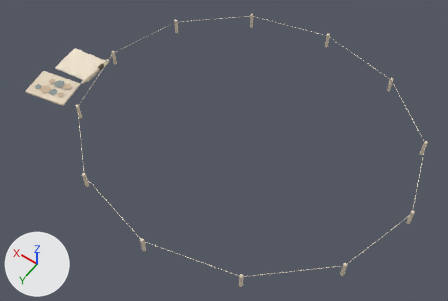
A saved change to the glTF model game/asset/runtime/models/field-tools-v3.glb.
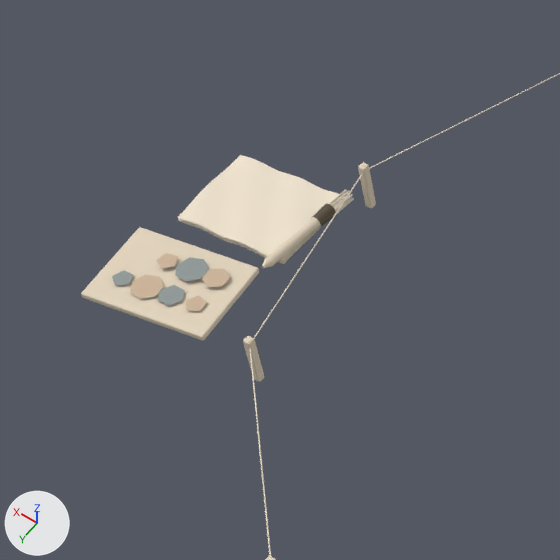
Each version appears first whole from a 50 mm lens placed at (-2.47, 3.92, 5.62), pointed at (0.15, 0.25, -0.14), and next in a close-up on the part from 0% to 39% of the width and 0% to 58% of the height. The axes (+X, +Y, +Z) are drawn at lower left. The lights are the same throughout. The first two pictures are the older version. Where no turn or scale is listed for an object, it has been applied to the vertices. Vertices at exactly the same position are counted once.

Names of what the first close-up shows: 'Archival tray', 'Irregular pottery sherd', 'Irregular pottery sherd.001', 'Irregular pottery sherd.002', 'Irregular pottery sherd.003', 'Irregular pottery sherd.004', 'Irregular pottery sherd.005', 'Irregular pottery sherd.006', 'Soft folded cloth.002', 'Turned wooden handle' and 10 more.
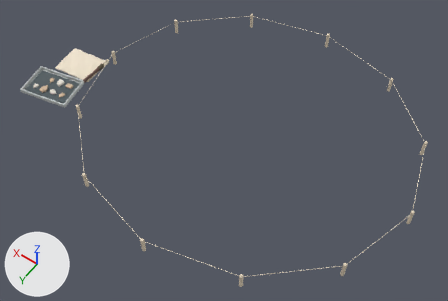
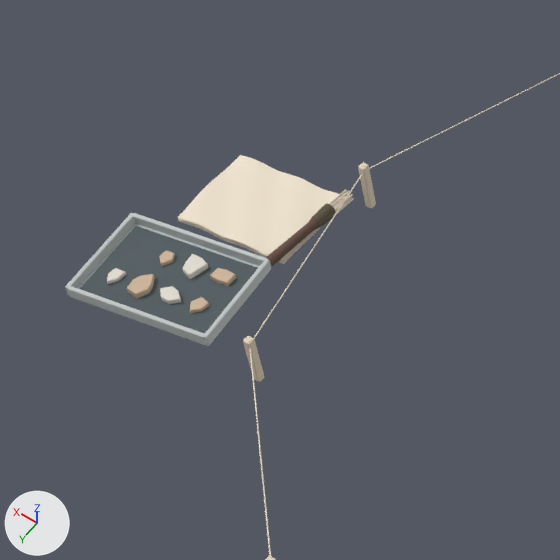
Where the change shows, as pixel boxes (x1, y1, x2, y2) in the close-ups (560 x 560 px):
'Archival tray', recoloured, reshaped (9% wider, 8% taller)
    before: (81, 227, 259, 341)
    after: (74, 223, 269, 346)
'Dark felt backing', added
    after: (80, 226, 258, 334)
'Archival raised side', added
    after: (67, 286, 207, 345)
'Archival raised side.001', added
    after: (133, 213, 267, 266)
'Archival raised end', added
    after: (204, 259, 271, 345)
'Archival raised end.001', added
    after: (65, 213, 135, 295)
'Turned wooden handle', recoloured (beige to brown)
    both: (266, 217, 321, 266)
'Irregular pottery sherd.002', deleted (beige)
    before: (130, 275, 164, 299)
'Irregular pottery sherd.005', deleted
    before: (175, 257, 209, 281)
'Broken ceramic fragment.002', added (beige)
    after: (127, 274, 155, 298)
'Irregular pottery sherd.001', deleted
    before: (157, 285, 185, 306)
'Broken ceramic fragment.005', added
    after: (182, 254, 208, 279)
'Irregular pottery sherd.004', deleted
    before: (202, 269, 230, 287)
'Broken ceramic fragment.004', added
    after: (210, 268, 236, 286)
'Broken ceramic fragment.001', added
    after: (160, 286, 181, 304)
'Irregular pottery sherd', deleted
    before: (186, 296, 207, 311)
'Irregular pottery sherd.003', deleted
    before: (112, 270, 134, 285)
'Irregular pottery sherd.006', deleted
    before: (156, 253, 178, 268)
'Broken ceramic fragment', added
    after: (190, 297, 210, 313)
'Broken ceramic fragment.003', added
    after: (107, 268, 126, 284)
'Broken ceramic fragment.006', added
    after: (159, 251, 175, 267)

Diff of the bpy script that builds the scene:
```diff
--- a/game/asset/runtime/models/field-tools-v3.glb.py
+++ b/game/asset/runtime/models/field-tools-v3.glb.py
@@ me_mesh_24 @@
-me_mesh_24.from_pydata(...)  # 56 vertices, 108 faces; spans x -0.307..0.307, y -0.247..0.247, z -0.014..0.014
-me_mesh_24.materials.append(mat_oiled_oak)  # beige #e4d5bd
+me_mesh_24.from_pydata(...)  # 56 vertices, 108 faces; spans x -0.343..0.343, y -0.27..0.27, z -0.014..0.014
+# me_mesh_24 part 1: the whole mesh is multiplied about its middle by the matrix ((1.12, 0.007, 0.0), (0.007, 1.086, 0.0), (0.0, 0.0, 1.0))
+me_mesh_24.materials.append(mat_warm_gray_archival_tray)  # light grey #c3c9c8
@@ me_mesh_32 @@
 me_mesh_32.from_pydata(...)  # 100 vertices, 144 faces; spans x -0.025..0.025, y -0.309..0.001, z -0.025..0.025
-me_mesh_32.materials.append(mat_oiled_oak)  # beige #e4d5bd
+me_mesh_32.materials.append(mat_dark_walnut_tray_frame)  # brown #62483c
@@ ob_irregular_pottery_sherd @@
-ob_irregular_pottery_sherd = bpy.data.objects.new('Irregular pottery sherd', me_mesh_25)
@@ ob_irregular_pottery_sherd_001 @@
-ob_irregular_pottery_sherd_001 = bpy.data.objects.new('Irregular pottery sherd.001', me_mesh_26)
@@ ob_irregular_pottery_sherd_002 @@
-ob_irregular_pottery_sherd_002 = bpy.data.objects.new('Irregular pottery sherd.002', me_mesh_27)
@@ ob_irregular_pottery_sherd_003 @@
-ob_irregular_pottery_sherd_003 = bpy.data.objects.new('Irregular pottery sherd.003', me_mesh_28)
@@ ob_irregular_pottery_sherd_004 @@
-ob_irregular_pottery_sherd_004 = bpy.data.objects.new('Irregular pottery sherd.004', me_mesh_29)
@@ ob_irregular_pottery_sherd_005 @@
-ob_irregular_pottery_sherd_005 = bpy.data.objects.new('Irregular pottery sherd.005', me_mesh_30)
@@ ob_irregular_pottery_sherd_006 @@
-ob_irregular_pottery_sherd_006 = bpy.data.objects.new('Irregular pottery sherd.006', me_mesh_31)
@@ ob_broken_ceramic_fragment_006 @@
+ob_broken_ceramic_fragment_006 = bpy.data.objects.new('Broken ceramic fragment.006', me_mesh_36_1)  # 20 vertices, 36 faces; spans x -0.0304..0.0261, y -0.0294..0.0434, z -0.0022..0.0154; in mat_warm_fired_earthenware (beige #cfb69b)
+ob_broken_ceramic_fragment_006.location = (2.428, 0.732, 0.073)
@@ ob_broken_ceramic_fragment_005 @@
+ob_broken_ceramic_fragment_005 = bpy.data.objects.new('Broken ceramic fragment.005', me_mesh_35_1)  # 28 vertices, 52 faces; spans x -0.0405..0.0464, y -0.0425..0.0525, z -0.0022..0.0242; in mat_granular_gray_earthenware (light grey #e3ded3)
+ob_broken_ceramic_fragment_005.location = (2.304, 0.707, 0.073)
@@ ob_broken_ceramic_fragment_004 @@
+ob_broken_ceramic_fragment_004 = bpy.data.objects.new('Broken ceramic fragment.004', me_mesh_34_1)  # 24 vertices, 44 faces; spans x -0.0443..0.0415, y -0.0311..0.0297, z -0.0022..0.0198; in mat_warm_fired_earthenware (beige #cfb69b)
+ob_broken_ceramic_fragment_004.location = (2.18, 0.681, 0.073)
@@ ob_broken_ceramic_fragment_003 @@
+ob_broken_ceramic_fragment_003 = bpy.data.objects.new('Broken ceramic fragment.003', me_mesh_33_1)  # 20 vertices, 36 faces; spans x -0.025..0.0246, y -0.0353..0.0436, z -0.0022..0.0154; in mat_granular_gray_earthenware (light grey #e3ded3)
+ob_broken_ceramic_fragment_003.location = (2.52, 0.919, 0.073)
@@ ob_broken_ceramic_fragment_002 @@
+ob_broken_ceramic_fragment_002 = bpy.data.objects.new('Broken ceramic fragment.002', me_mesh_32_1)  # 28 vertices, 52 faces; spans x -0.0435..0.0406, y -0.0602..0.0531, z -0.0022..0.0242; in mat_warm_fired_earthenware (beige #cfb69b)
+ob_broken_ceramic_fragment_002.location = (2.396, 0.893, 0.073)
@@ ob_broken_ceramic_fragment_001 @@
+ob_broken_ceramic_fragment_001 = bpy.data.objects.new('Broken ceramic fragment.001', me_mesh_31_1)  # 24 vertices, 44 faces; spans x -0.0522..0.0508, y -0.0341..0.0315, z -0.0022..0.0198; in mat_granular_gray_earthenware (light grey #e3ded3)
+ob_broken_ceramic_fragment_001.location = (2.272, 0.868, 0.073)
@@ ob_broken_ceramic_fragment @@
+ob_broken_ceramic_fragment = bpy.data.objects.new('Broken ceramic fragment', me_mesh_30_1)  # 20 vertices, 36 faces; spans x -0.0263..0.0344, y -0.0355..0.0429, z -0.0022..0.0154; in mat_warm_fired_earthenware (beige #cfb69b)
+ob_broken_ceramic_fragment.location = (2.148, 0.843, 0.073)
@@ ob_archival_raised_side_001 @@
+ob_archival_raised_side_001 = bpy.data.objects.new('Archival raised side.001', me_mesh_29_1)  # 56 vertices, 108 faces; spans x -0.303..0.303, y -0.07..0.07, z -0.025..0.025; in mat_warm_gray_archival_tray (light grey #c3c9c8)
+ob_archival_raised_side_001.location = (2.393, 0.59, 0.074)
@@ ob_archival_raised_side @@
+ob_archival_raised_side = bpy.data.objects.new('Archival raised side', me_mesh_29_1.copy())
+ob_archival_raised_side.location = (2.307, 1.01, 0.074)
@@ ob_archival_raised_end_001 @@
+ob_archival_raised_end_001 = bpy.data.objects.new('Archival raised end.001', me_mesh_27_1)  # 56 vertices, 108 faces; spans x -0.052..0.052, y -0.217..0.217, z -0.025..0.025; in mat_warm_gray_archival_tray (light grey #c3c9c8)
+ob_archival_raised_end_001.location = (2.652, 0.861, 0.074)
@@ ob_archival_raised_end @@
+ob_archival_raised_end = bpy.data.objects.new('Archival raised end', me_mesh_27_1.copy())
+ob_archival_raised_end.location = (2.048, 0.739, 0.074)
@@ ob_dark_felt_backing @@
+ob_dark_felt_backing = bpy.data.objects.new('Dark felt backing', me_mesh_25_1)  # 56 vertices, 108 faces; spans x -0.312..0.312, y -0.238..0.238, z -0.006..0.006; in mat_charcoal_felt_sherd_lining (dark grey #555f63)
+ob_dark_felt_backing.location = (2.35, 0.8, 0.065)
```
